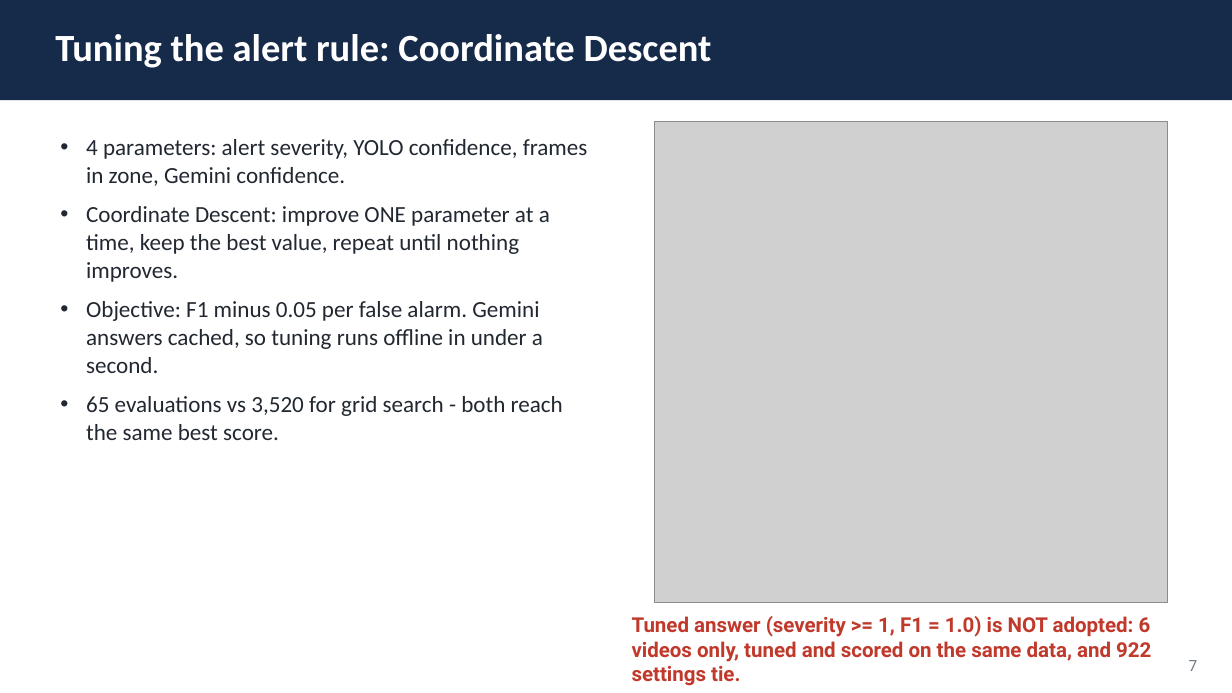
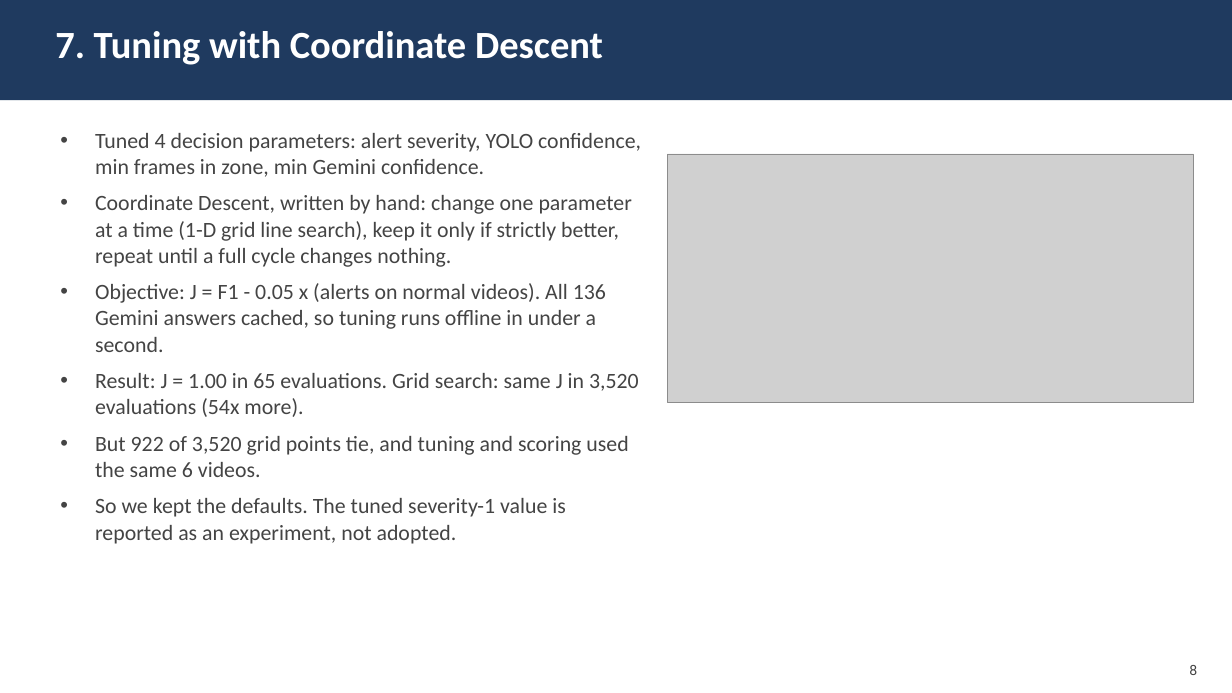
Before and after one commit to Tanya-74/SmartCCTV_Project, a slide deck: slide 8 of report/Final_Presentation.pptx (slide 7 before the commit). Drawn at 1232x693 pixels with LibreOffice and Linux fonts; fonts in the diff are those of the drawing; grey boxes stand for pictures. Boxes give left, top, right and bottom in pixels: in the first picture for what was removed or moved away, otherwise in the second. Text is boxed around its words. In the diff, an @@ line names an element or a change of style, - is before the commit and + after.

Commit message:
Add input/output screenshots, pipeline diagram and optimization slides to ML deck and report; fill in student details

```diff
--- a/report/Final_Presentation.pptx
+++ b/report/Final_Presentation.pptx
@@ rectangle at [0,0,1232,100]: fill #162A4A to #1F3A5F @@
@@ text at [55,31,603,65]: text changed @@
-Tuning the alert rule: Coordinate Descent
+7. Tuning with Coordinate Descent
@@ text at [95,133,641,544]: text changed; size 18 to 17 pt; text colour #222831 to #444444 @@
-• 4 parameters: alert severity, YOLO confidence, frames in zone, Gemini confidence.
-• Coordinate Descent: improve ONE parameter at a time, keep the best value, repeat until nothing improves.
-• Objective: F1 minus 0.05 per false alarm. Gemini answers cached, so tuning runs offline in under a second.
-• 65 evaluations vs 3,520 for grid search - both reach the same best score.
+• Tuned 4 decision parameters: alert severity, YOLO confidence, min frames in zone, min Gemini confidence.
+• Coordinate Descent, written by hand: change one parameter at a time (1-D grid line search), keep it only if strictly better, repeat until a full cycle changes nothing.
+• Objective: J = F1 - 0.05 x (alerts on normal videos). All 136 Gemini answers cached, so tuning runs offline in under a second.
+• Result: J = 1.00 in 65 evaluations. Grid search: same J in 3,520 evaluations (54x more).
+• But 922 of 3,520 grid points tie, and tuning and scoring used the same 6 videos.
+• So we kept the defaults. The tuned severity-1 value is reported as an experiment, not adopted.
@@ picture: place and size @@
-picture at [654,122,1168,603]
+picture at [667,154,1193,403]
@@ text removed at [632,616,1151,686] @@
-Tuned answer (severity >= 1, F1 = 1.0) is NOT adopted: 6 videos only, tuned and scored on the same data, and 922 settings tie.
@@ text removed at [1189,660,1198,671] @@
-7
@@ text added at [1189,665,1197,675], 11 pt, text #444444 @@
+8
```
Also in this commit, not shown: 7 other slides changed, 7 slides added, 5 slides removed, 16 other files.
